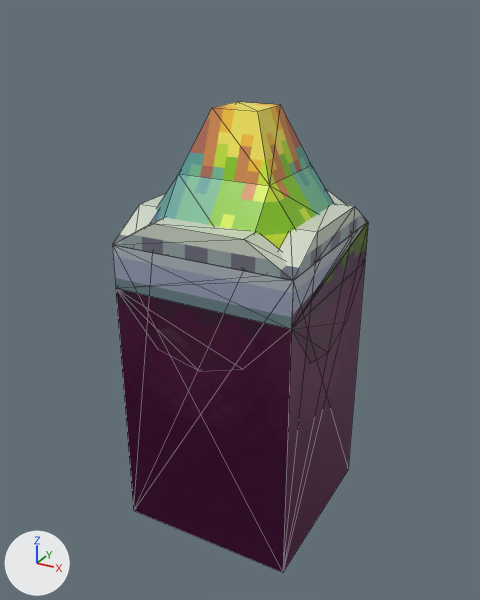
What one commit did to the glTF model EstratégiaEmTurnosTeste/Assets/Models/Model_Terrain_Atlas.gltf.
One viewpoint serves both versions: a 50 mm camera at (3.2, -5.96, 3.18) aimed at (-0.05, -0.06, 0.23). Arrows for +X, +Y and +Z are at lower left; the lights stay in place. Mesh edges are drawn as thin lines. Vertices at the same position are counted once.

In view in the first picture: 'Bridge_Horizontal', 'Bridge_Vertical', 'Mountains', 'Straight_Vertical'.
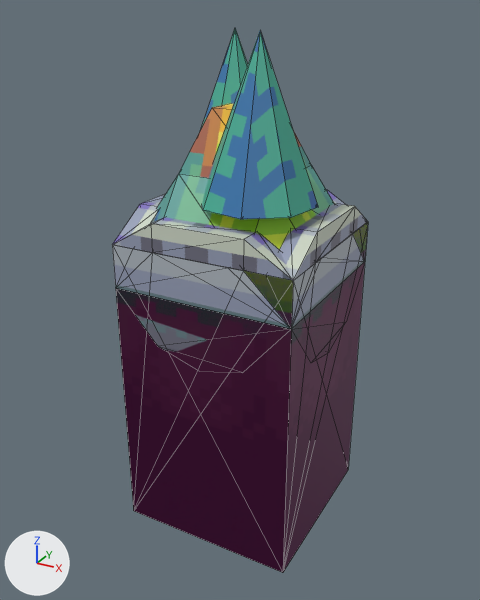
Diff of the bpy script that builds the scene:
```diff
--- a/EstratégiaEmTurnosTeste/Assets/Models/Model_Terrain_Atlas.gltf.py
+++ b/EstratégiaEmTurnosTeste/Assets/Models/Model_Terrain_Atlas.gltf.py
@@ me_cube_001 @@
-me_cube_001.from_pydata(...)  # 24 vertices, 42 faces; spans x -1.0..1.0, y -1.0..1.0, z -2.4..2.3
+me_cube_001.from_pydata(...)  # 24 vertices, 44 faces; spans x -1.0..1.0, y -1.0..1.0, z -2.4..2.3
+# me_cube_001 part 1: 42 faces spanning x -1.0..1.0, y -1.0..1.0, z -2.4..2.3 switch from mat_material_001 (picture img_tex_mountains) to mat_material_terrenos (picture img_tex_terrains)
@@ me_cube_002 @@
-me_cube_002.from_pydata(...)  # 8 vertices, 10 faces; spans x -1.0..1.0, y -1.0..1.0, z -2.4..1.0
-me_cube_002.materials.append(mat_material_002)  # picture img_tex_roads
+me_cube_002.from_pydata(...)  # 74 vertices, 136 faces; spans x -1.0..1.0, y -1.0..1.0, z -2.4..3.01
+# me_cube_002 part 2: a new loose piece of 33 vertices spanning x -0.28..0.88, y -0.91..0.25, z 1.0..3.01, in mat_material_terrenos (picture img_tex_terrains)
+# me_cube_002 part 3: a new loose piece of 33 vertices spanning x -0.91..0.28, y -0.26..0.93, z 1.0..3.01, in mat_material_terrenos (picture img_tex_terrains)
+me_cube_002.materials.append(mat_material_terrenos)  # picture img_tex_terrains
@@ me_cube_011 @@
-me_cube_011.from_pydata(...)  # 37 vertices, 70 faces; spans x -1.0..1.0, y -1.0..1.0, z -0.18..1.3
+me_cube_011.from_pydata(...)  # 36 vertices, 67 faces; spans x -1.0..1.0, y -1.0..1.0, z -0.18..1.3
+# me_cube_011 part 4
+# 3 vertices are removed from x -1.0..1.0, y -1.0..0.0, z 1.0
+# 46 faces are deleted
+# 2 vertices are added at (-0.5, -1.0, 1.0), (0.51, -1.0, 1.0)
+# 43 new faces join them
+# me_cube_011 part 5: 25 faces spanning x -1.0..1.0, y -1.0..1.0, z -0.18..1.3 switch from mat_material_011 (picture img_tex_roads) to mat_material_terrenos (picture img_tex_terrains)
@@ me_cube_013 @@
-me_cube_013.from_pydata(...)  # 37 vertices, 70 faces; spans x -1.0..1.0, y -1.0..1.0, z -0.18..1.3
+me_cube_013.from_pydata(...)  # 36 vertices, 67 faces; spans x -1.0..1.0, y -1.0..1.0, z -0.18..1.3
+# me_cube_013 part 6
+# 17 vertices are removed from x -1.0..0.73, y -1.0..1.0, z -0.07..1.3
+# 63 faces are deleted
+# 2 vertices move from x 0.73..1.0, y -0.5, z 1.0 to x 0.74..1.0, y -0.5, z 1.0
+# 16 vertices are added at x -1.0..0.74, y -1.0..1.0, z -0.07..1.3
+# 60 new faces join them
+# me_cube_013 part 7: 7 faces spanning x 0.74..1.0, y -1.0..1.0, z 1.0..1.3 switch from mat_material_011 (picture img_tex_roads) to mat_material_terrenos (picture img_tex_terrains)
```

Boxes [x1, y1, x2, y2] around the edits, measured in the pictures (480 x 600 px; the box of a moved part takes in the faces that stretch with it):
'Mountains', reshaped
    before: [115, 102, 368, 573]
    after: [115, 104, 368, 573]
'Straight_Horizontal', reshaped (not visible before)
    after: [202, 28, 318, 219]
'Bridge_Vertical', reshaped
    before: [112, 194, 368, 371]
    after: [112, 194, 368, 352]
part 2 of me_cube_002, added
    after: [202, 31, 318, 219]
part 3 of me_cube_002, added (green)
    after: [202, 28, 248, 126]
part 4 of me_cube_011, moved or reshaped
    before: [112, 223, 344, 356]
    after: [112, 223, 342, 355]
part 5 of me_cube_011, recoloured (white to grey)
    both: [152, 190, 346, 239]
part 6 of me_cube_013, moved or reshaped
    before: [112, 194, 365, 371]
    after: [112, 194, 368, 352]
part 7 of me_cube_013, recoloured
    both: [280, 206, 368, 280]
'Turn_Up_Right', unchanged, uncovered by the edit
    after: [114, 274, 326, 568]
'Straight_Vertical', unchanged, covered by the edit
    before: [114, 223, 368, 566]
'Turn_Down_Right', unchanged, uncovered by the edit
    after: [137, 223, 368, 412]
